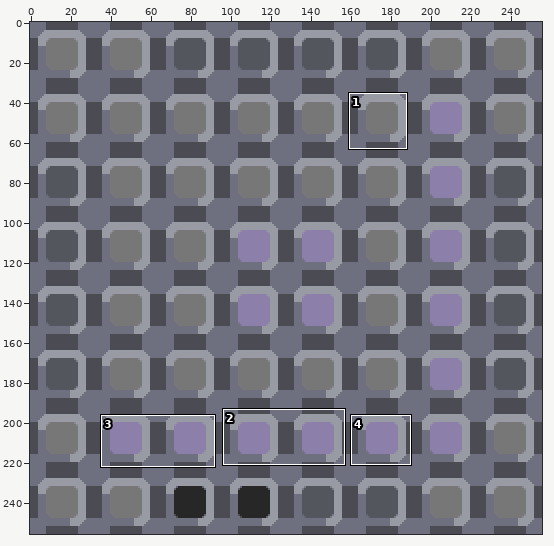
Sprite sheet -- .github/example.png. The first picture is a wide view before the edit; the outline marks the close-up.
Close-up. The starting point:
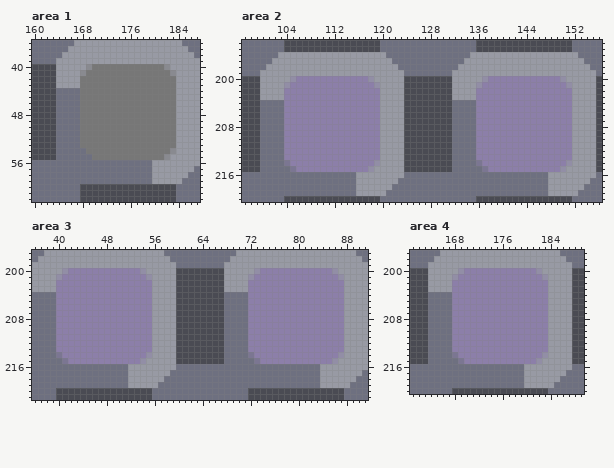
The file is 256x256 pixels. Colours within 5 levels of each other are drawn and written as one. Shown: area 1: x 160..187, y 36..62; area 2: x 97..156, y 194..220; area 3: x 36..91, y 197..221; area 4: x 161..189, y 197..220. The commit also changed other parts of the picture, which this record leaves out.
Once edited:
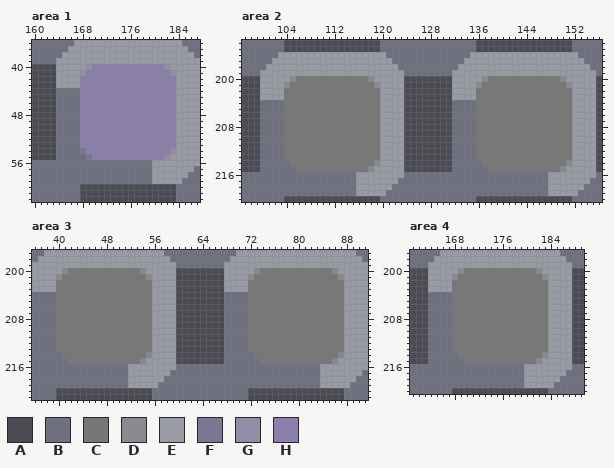
Palette (. is transparent): A #4a4b53  B #6e7080  C #777777  D #898a90  E #989aa4  F #7b7692  G #928ea6  H #8c7fa9
Edits made:
Changed rows in their new state; - is an unchanged pixel.
Area 1:
first column x 168:
40 -GHHHHHHHHHHHHG-
41 GHHHHHHHHHHHHHHG
42 HHHHHHHHHHHHHHHH
43 HHHHHHHHHHHHHHHH
44 HHHHHHHHHHHHHHHH
45 HHHHHHHHHHHHHHHH
46 HHHHHHHHHHHHHHHH
47 HHHHHHHHHHHHHHHH
48 HHHHHHHHHHHHHHHH
49 HHHHHHHHHHHHHHHH
50 HHHHHHHHHHHHHHHH
51 HHHHHHHHHHHHHHHH
52 HHHHHHHHHHHHHHHH
53 HHHHHHHHHHHHHHHH
54 FHHHHHHHHHHHHHHG
55 -FHHHHHHHHHHHHG-
Area 2:
first column x 104:
200 -DCCCCCCCCCCCCD------------------DCCCCCCCCCCCCD-
201 DCCCCCCCCCCCCCCD----------------DCCCCCCCCCCCCCCD
202 CCCCCCCCCCCCCCCC----------------CCCCCCCCCCCCCCCC
203 CCCCCCCCCCCCCCCC----------------CCCCCCCCCCCCCCCC
204 CCCCCCCCCCCCCCCC----------------CCCCCCCCCCCCCCCC
205 CCCCCCCCCCCCCCCC----------------CCCCCCCCCCCCCCCC
206 CCCCCCCCCCCCCCCC----------------CCCCCCCCCCCCCCCC
207 CCCCCCCCCCCCCCCC----------------CCCCCCCCCCCCCCCC
208 CCCCCCCCCCCCCCCC----------------CCCCCCCCCCCCCCCC
209 CCCCCCCCCCCCCCCC----------------CCCCCCCCCCCCCCCC
210 CCCCCCCCCCCCCCCC----------------CCCCCCCCCCCCCCCC
211 CCCCCCCCCCCCCCCC----------------CCCCCCCCCCCCCCCC
212 CCCCCCCCCCCCCCCC----------------CCCCCCCCCCCCCCCC
213 CCCCCCCCCCCCCCCC----------------CCCCCCCCCCCCCCCC
214 BCCCCCCCCCCCCCCD----------------BCCCCCCCCCCCCCCD
215 -BCCCCCCCCCCCCD------------------BCCCCCCCCCCCCD-
Area 3:
first column x 40:
200 -DCCCCCCCCCCCCD------------------DCCCCCCCCCCCCD-
201 DCCCCCCCCCCCCCCD----------------DCCCCCCCCCCCCCCD
202 CCCCCCCCCCCCCCCC----------------CCCCCCCCCCCCCCCC
203 CCCCCCCCCCCCCCCC----------------CCCCCCCCCCCCCCCC
204 CCCCCCCCCCCCCCCC----------------CCCCCCCCCCCCCCCC
205 CCCCCCCCCCCCCCCC----------------CCCCCCCCCCCCCCCC
206 CCCCCCCCCCCCCCCC----------------CCCCCCCCCCCCCCCC
207 CCCCCCCCCCCCCCCC----------------CCCCCCCCCCCCCCCC
208 CCCCCCCCCCCCCCCC----------------CCCCCCCCCCCCCCCC
209 CCCCCCCCCCCCCCCC----------------CCCCCCCCCCCCCCCC
210 CCCCCCCCCCCCCCCC----------------CCCCCCCCCCCCCCCC
211 CCCCCCCCCCCCCCCC----------------CCCCCCCCCCCCCCCC
212 CCCCCCCCCCCCCCCC----------------CCCCCCCCCCCCCCCC
213 CCCCCCCCCCCCCCCC----------------CCCCCCCCCCCCCCCC
214 BCCCCCCCCCCCCCCD----------------BCCCCCCCCCCCCCCD
215 -BCCCCCCCCCCCCD------------------BCCCCCCCCCCCCD-
Area 4:
first column x 168:
200 -DCCCCCCCCCCCCD-
201 DCCCCCCCCCCCCCCD
202 CCCCCCCCCCCCCCCC
203 CCCCCCCCCCCCCCCC
204 CCCCCCCCCCCCCCCC
205 CCCCCCCCCCCCCCCC
206 CCCCCCCCCCCCCCCC
207 CCCCCCCCCCCCCCCC
208 CCCCCCCCCCCCCCCC
209 CCCCCCCCCCCCCCCC
210 CCCCCCCCCCCCCCCC
211 CCCCCCCCCCCCCCCC
212 CCCCCCCCCCCCCCCC
213 CCCCCCCCCCCCCCCC
214 BCCCCCCCCCCCCCCD
215 -BCCCCCCCCCCCCD-
